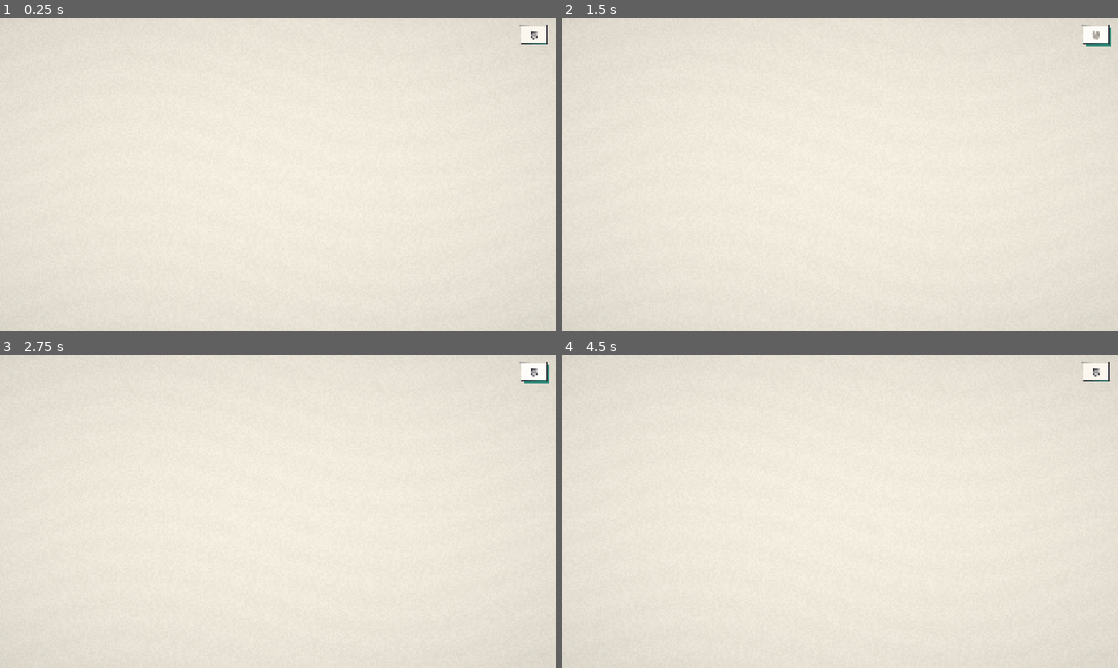
Above: before the commit, frames 1-4 (two rows, left to right).
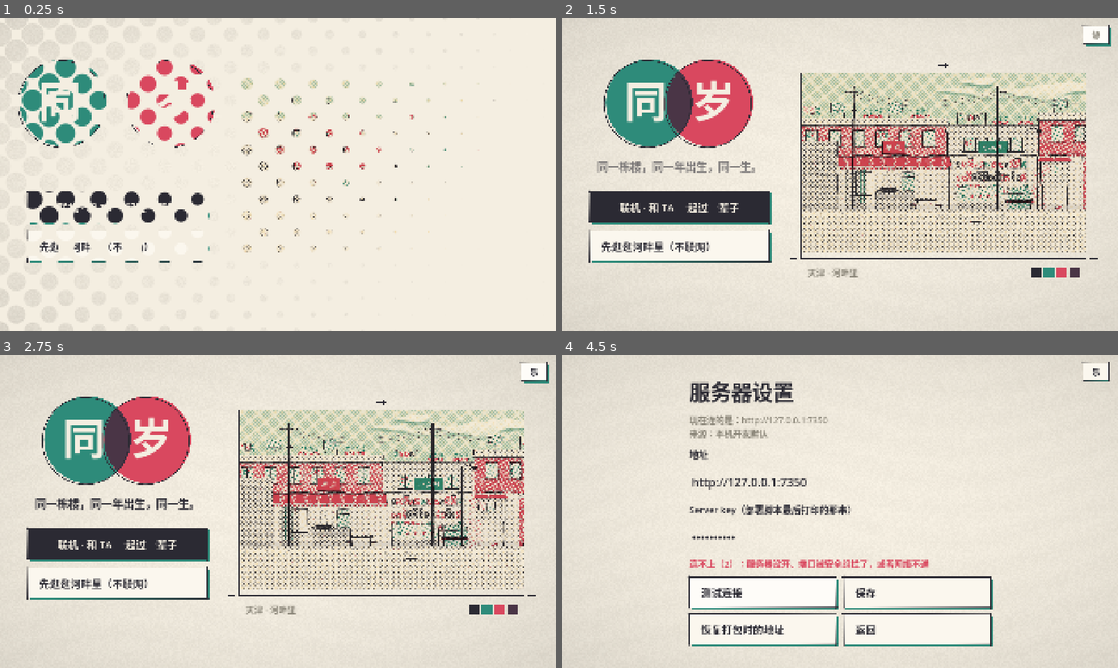
Above: after the commit, the same moments.

Repository: Goudu666/tongsui
Game: Godot game, scene res://scenes/main.tscn
The game is run twice, just before and just after one commit, with the same random seed, the same clock (stepped at 60 frames per second) and the same inputs.
Inputs (mouse positions are in pixels of both pictures, inside the frame that each line leads up to):
- Up to frame 1 (0.25 s): no input
- Up to frame 2 (1.5 s): click "乐" at 0.5 s; click "响" at 1.25 s
- Up to frame 3 (2.75 s): click "静" at 2 s
- Up to frame 4 (4.5 s): click (678, 542) at 2.75 s, where only the run after the commit has a clickable "联机 · 和 TA 一起过一辈子"; click (840, 520) at 3.5 s, where only the run after the commit has a clickable "服务器设置"; click (762, 592) at 4.25 s, where only the run after the commit has a clickable "测试连接"

The runs differ from the first frame. In frame 1, 6.4% of the frame differs, in the area x 0-100%, y 0-100%; in frame 2, 30%, in the area x 4-97%, y 13-83%; in frame 3, 29%; in frame 4, 8.2%.
Error before the commit: Parse Error: Cannot infer the type of "hot" variable because the value doesn't have a set type. (res://scripts/ui/hud.gd:351)

Commit message:
客户端：孩子小牌的单测（unit_kid），修一处类型推断

Diff:
--- a/client/scripts/ui/hud.gd
+++ b/client/scripts/ui/hud.gd
@@ -348,7 +348,7 @@
 	for i in 3:
 		var x := at.x + 18.0 + pitch * i
 		var lw := Kit.text(self, Vector2(x, at.y + 84.0), str(row[i][0]), P.FS_CAPTION, P.INK_MID)
-		var hot := keys[i] == _kid_hot and _kid_bump > 0.0
+		var hot: bool = keys[i] == _kid_hot and _kid_bump > 0.0
 		Kit.text(self, Vector2(x + lw + 8.0, at.y + 84.0), str(row[i][1]), P.FS_LABEL, Kit.accent if hot else P.INK)
 
 
--- /dev/null
+++ b/client/tests/unit_kid.gd
@@ -0,0 +1,116 @@
+extends SceneTree
+## 孩子那张小牌和「孩子 心智 +3」的单测（不需要服务器）：godot --headless --path client -s res://tests/unit_kid.gd
+## 查的是：没孩子不占地方；有孩子时小牌在「我」的牌底下、不压三张牌和纸带；数是百分制往下取整；
+## did 带 k 才飘、飘的是孩子、飞向孩子那张牌、落下之前牌上的数不拨。
+## 画得好不好看靠 tools/shots/family.gd 出图。
+
+const Hud := preload("res://scripts/ui/hud.gd")
+const Juice := preload("res://scripts/ui/juice.gd")
+
+var fails := 0
+
+
+func check(ok: bool, what: String) -> void:
+	if not ok:
+		fails += 1
+		print("✗ ", what)
+
+
+class FakeMain extends Node:
+	var my_role := "qing"
+	var modal: Control = null
+	var fx = null
+	var world = null
+	var hud = null
+	var ui: Control = null
+	var life: Dictionary = {"turn": 0}
+	var stat_strip = null
+	var events_by_id := {}
+
+
+func _kid(mind: float) -> Dictionary:
+	return {"name": "石头", "age": 7, "stats": {"body": 3.48, "mind": mind, "charm": 2.9}, "shared": true}
+
+
+func _world(kid: Dictionary, did: Dictionary = {}) -> Dictionary:
+	var me := {"act": null}
+	if not kid.is_empty():
+		me["kid"] = kid
+	if not did.is_empty():
+		me["did"] = did
+	return {"stats": {"qing": {"body": 5.0, "mind": 5.0, "charm": 5.0}, "mei": {"body": 5.0, "mind": 5.0, "charm": 5.0}},
+		"money": {"qing": 20, "mei": 20}, "bond": {"close": 40, "sync": 20}, "actors": {"qing": me, "mei": {"act": null}}}
+
+
+func _tags(j: Node) -> Array:
+	var out: Array = []
+	for c in j.get_children():
+		if c is Juice.Tag:
+			out.append(c)
+	return out
+
+
+func _initialize() -> void:
+	# 版面：各种屏宽、有无刘海
+	for size in [Vector2(1920, 1080), Vector2(2400, 1080), Vector2(1920, 1440)]:
+		for notch in [0.0, 110.0]:
+			var hud := Hud.new()
+			hud.size = size
+			hud.inset = Vector2(notch, notch)
+			hud.needs = {"hunger": 50}
+			hud.partner = {"name": "TA"}
+			check(hud.kid_rect() == Rect2(), "没孩子不占地方")
+			hud.kid = _kid(4.0)
+			var k := hud.kid_rect()
+			var tag := "%s 刘海 %d" % [size, int(notch)]
+			check(k.position.y >= hud.me_rect().end.y + 8.0, "%s：孩子的小牌压住了我的牌" % tag)
+			check(is_equal_approx(k.position.x, hud.me_rect().position.x) and k.size.x <= Hud.ME_W, "%s：孩子的小牌要和我的牌左边对齐、不比它宽" % tag)
+			check(not k.intersects(hud.strip_rect()) and not k.intersects(hud.them_rect()), "%s：孩子的小牌压住了纸带或对门的牌" % tag)
+			check(k.position.x >= notch, "%s：孩子的小牌要让开刘海" % tag)
+			hud.free()
+	check(Hud.kid_points({"body": 3.48, "mind": 5.79, "charm": 6.0}) == [["体魄", 34], ["心智", 57], ["魅力", 60]], "孩子的三项百分制往下取整")
+	check(Hud.kid_age_text(0) == "不到一岁" and Hud.kid_age_text(7) == "7 岁", "几岁的写法")
+
+	# k 折成飘字：用前后两帧的差；对不上就用 k；没涨的、不到 1 分的不飘
+	var was := Juice.kid_points({"body": 3.0, "mind": 4.0, "charm": 3.0})
+	var now := Juice.kid_points({"body": 3.0, "mind": 4.35, "charm": 3.0})
+	check(Juice.kid_items({"mind": 0.35}, was, now) == [["孩子 心智", 3, "kid_mind"]], "孩子 心智 +3（实际 %s）" % [Juice.kid_items({"mind": 0.35}, was, now)])
+	check(Juice.kid_items({"mind": 0.42}, {}, now) == [["孩子 心智", 4, "kid_mind"]], "前一帧没有孩子的数就用 k")
+	check(Juice.kid_items({"body": 0.04}, was, now).is_empty(), "不到 1 分不飘")
+	check(Juice.kid_items({}, was, now).is_empty(), "没有 k 不飘孩子")
+
+	# 接起来：WORLD 里 did 带 k，飘一张「孩子 心智」，飞向孩子那张牌；落下之前牌上的数不拨
+	var m := FakeMain.new()
+	m.ui = Control.new()
+	m.ui.size = Vector2(1920, 1080)
+	m.modal = Control.new()
+	m.modal.visible = false
+	var hud := Hud.new()
+	hud.size = Vector2(1920, 1080)
+	hud.needs = {"hunger": 50}
+	m.hud = hud
+	root.add_child(m)
+	m.add_child(hud)
+	var j := Juice.new()
+	j.main = m
+	root.add_child(j)
+	j.on_world(_world(_kid(4.0)))
+	hud.kid = _kid(4.0)
+	check(_tags(j).is_empty(), "头一帧不飘")
+	j.on_world(_world(_kid(4.3)))
+	check(_tags(j).is_empty(), "孩子自己长（没有 did.k）不飘")
+	hud.kid = _kid(4.3)
+	j.on_world(_world(_kid(4.6), {"n": 3, "a": "kid_homework", "l": "陪孩子写作业", "k": {"mind": 0.3}}))
+	var tags := _tags(j)
+	check(tags.size() == 1 and tags[0].text_small == "孩子 心智" and tags[0].text_big == "+3", "带孩子的事飘一张「孩子 心智 +3」（实际 %d 张）" % tags.size())
+	check(j._target("kid_mind") == hud.kid_rect().get_center() + hud.global_position, "「孩子 心智」飞向孩子那张牌")
+	hud.kid = _kid(4.6)
+	check(not hud._kid_held.is_empty() and is_equal_approx(float(hud._kid_held.mind), 4.3), "飘字落下之前孩子牌上还是旧数")
+	hud.kid_land("mind")
+	check(hud._kid_held.is_empty(), "落下来就拨上去")
+	j.on_world(_world(_kid(4.6), {"n": 3, "a": "kid_homework", "l": "陪孩子写作业", "k": {"mind": 0.3}}))
+	check(_tags(j).size() == 1, "同一个 did 不重复飘")
+
+	if fails == 0:
+		print("✓ unit_kid：孩子的小牌不压三张牌、百分制、带孩子的事飘向孩子那张牌")
+	quit(1 if fails > 0 else 0)
